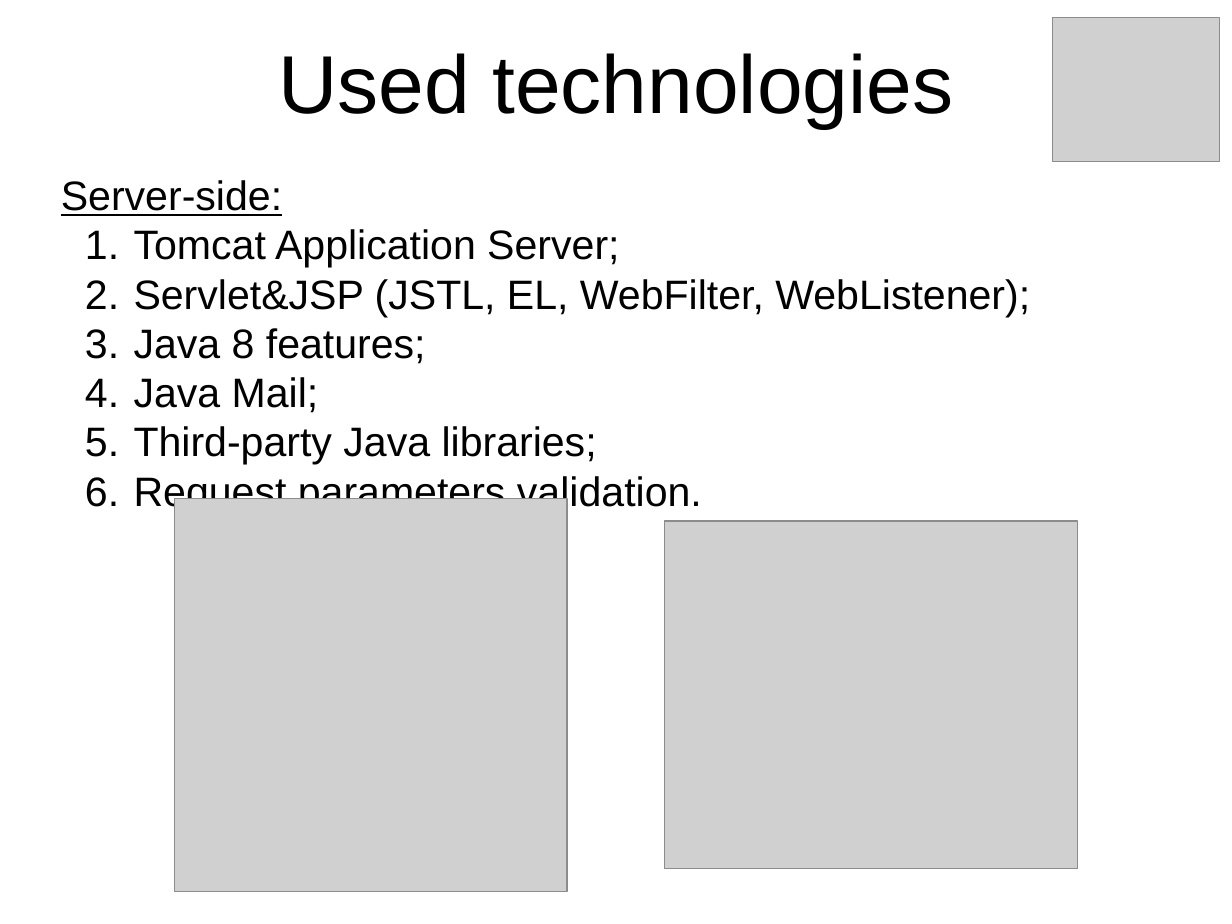
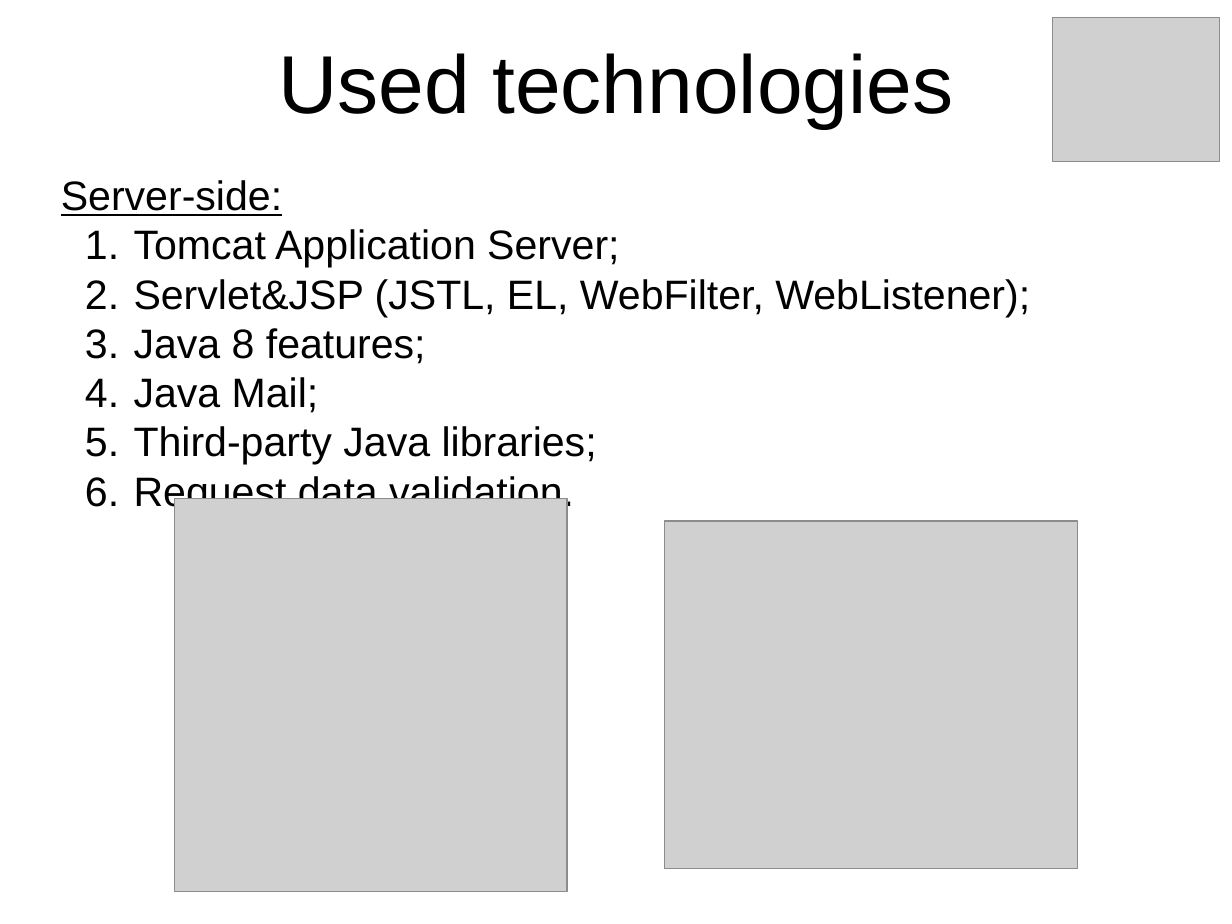
Before and after one commit to jahstreet/JCasino, a slide deck: slide 16 of JCasino presentation.pptx. Drawn at 1232x924 pixels with LibreOffice and Linux fonts; fonts in the diff are those of the drawing; grey boxes stand for pictures; background and template pictures are left out. Boxes give left, top, right and bottom in pixels: in the first picture for what was removed or moved away, otherwise in the second. Text is boxed around its words. In the diff, an @@ line names an element or a change of style, - is before the commit and + after.

```diff
--- a/JCasino presentation.pptx
+++ b/JCasino presentation.pptx
@@ text at (x1=134, y1=473, x2=574, y2=514): text changed @@
-6. Request parameters validation.
+6. Request data validation.
```
Also in this commit, not shown: 13 other slides changed, 15 other files.
